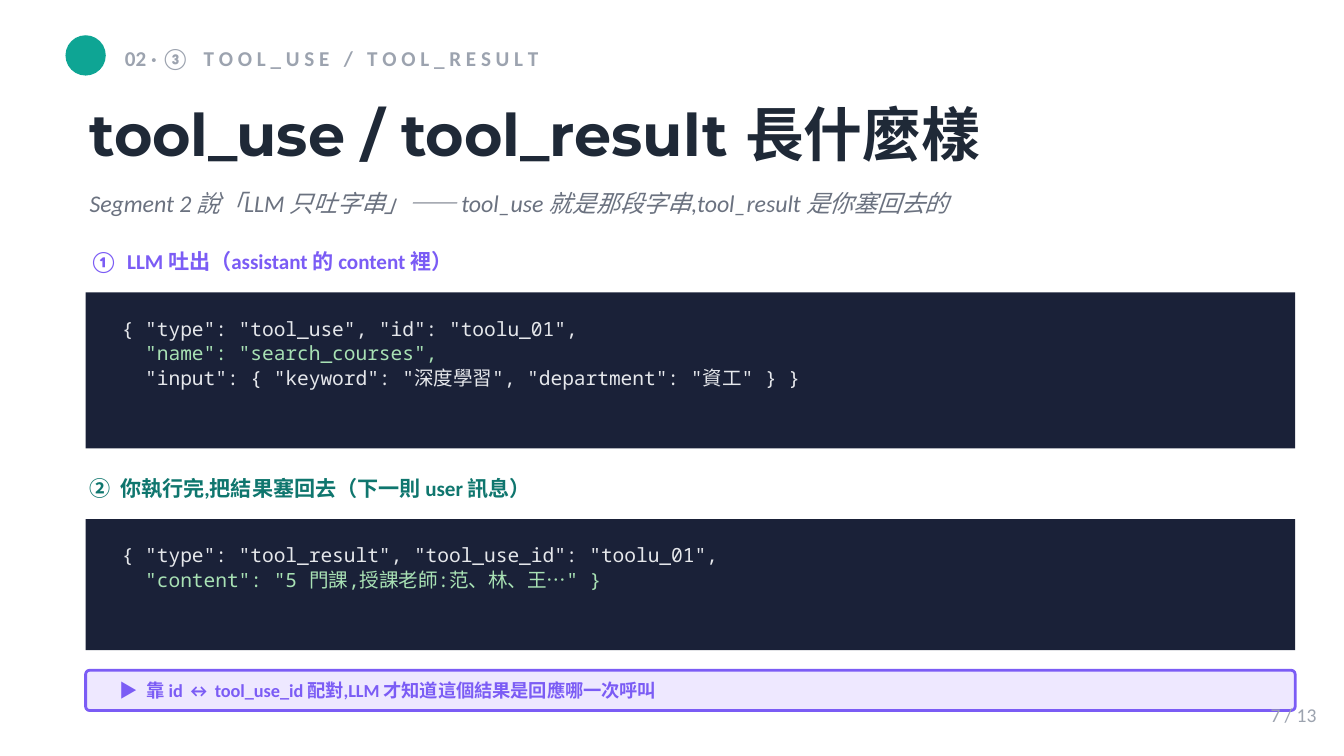
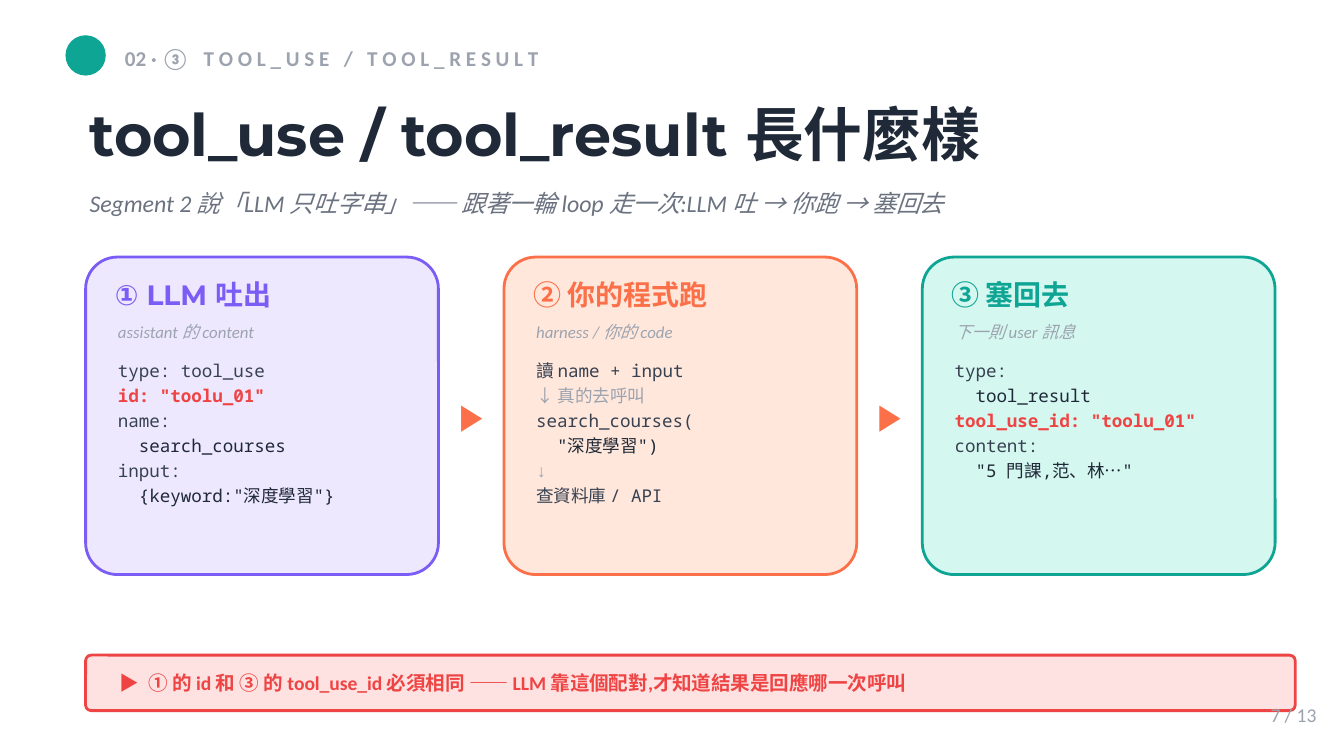
Before and after one commit to mjib007/nchu-mcp-workshop-2026, a slide deck: slide 7 of slides/03-agentic-tool-loop.pptx. Drawn at 1344x756 pixels with LibreOffice and Linux fonts; fonts in the diff are those of the drawing. Boxes give left, top, right and bottom in pixels: in the first picture for what was removed or moved away, otherwise in the second. Text is boxed around its words. In the diff, an @@ line names an element or a change of style, - is before the commit and + after.

Commit message:
refactor(seg3-slides): p7 改成三格旅程時間軸
tool_use/tool_result 原本兩塊 JSON 上下直疊、畫面太靜,核心的
id↔tool_use_id 配對只藏在底部 caption。改成三張色卡橫向時間軸:
① LLM 吐 tool_use → ② 你的程式跑 → ③ 塞 tool_result 回去 = 一輪 loop。
兩張卡的 id 用 PINK highlight,把「配對」從文字變成視覺焦點;
深色字配 pastel 底,維持 repo 設計系統一致。

```diff
--- a/slides/03-agentic-tool-loop.pptx
+++ b/slides/03-agentic-tool-loop.pptx
@@ text at (90,192,943,216): text changed @@
-Segment 2 說「LLM 只吐字串」—— tool_use 就是那段字串,tool_result 是你塞回去的
+Segment 2 說「LLM 只吐字串」—— 跟著一輪 loop 走一次:LLM 吐 → 你跑 → 塞回去
@@ rounded rectangle added at (86,257,438,574), fill #EEE8FF, outline #7B5CF5 1.5 pt @@
@@ rounded rectangle added at (504,257,856,574), fill #FFE7DB, outline #FB7048 1.5 pt @@
@@ rounded rectangle added at (922,257,1274,574), fill #D4F7F0, outline #0EA594 1.5 pt @@
@@ rectangle removed at (86,292,1296,448) @@
@@ text at (115,281,271,308): text changed; size 11.2 to 15 pt; font Calibri to Montserrat @@
-① LLM 吐出（assistant 的 content 裡）
+① LLM 吐出
@@ text added at (533,281,708,308), 15 pt, text #FB7048, bold @@
+② 你的程式跑
@@ text added at (952,281,1070,308), 15 pt, text #0EA594, bold @@
+③ 塞回去
@@ text added at (118,324,254,339), 9 pt, text #9CA3AF, italic @@
+assistant 的 content
@@ text added at (536,324,672,339), 9 pt, text #9CA3AF, italic @@
+harness / 你的 code
@@ text added at (955,324,1075,339), 9 pt, text #9CA3AF, italic @@
+下一則 user 訊息
@@ text at (118,363,335,507): text changed; size 10.5 to 9.4 pt; text colour #E5E7EB to #1F2937 @@
-{ "type": "tool_use", "id": "toolu_01",
-"name": "search_courses",
-"input": { "keyword": "深度學習", "department": "資工" } }
+type: tool_use
+id: "toolu_01"
+name:
+search_courses
+input:
+{keyword:"深度學習"}
@@ text added at (433,387,508,442), 19.5 pt, text #FB7048, bold @@
+▶
@@ text added at (536,362,693,504), 9.4 pt, text #374151 @@
+讀 name + input
+↓ 真的去呼叫
+search_courses(
+"深度學習")
+↓
+查資料庫 / API
@@ text added at (852,387,927,442), 19.5 pt, text #FB7048, bold @@
+▶
@@ text at (955,365,1196,480): text changed; size 10.5 to 9.4 pt; text colour #E5E7EB to #EF4444 @@
-{ "type": "tool_result", "tool_use_id": "toolu_01",
-"content": "5 門課,授課老師:范、林、王…" }
+type:
+tool_result
+tool_use_id: "toolu_01"
+content:
+"5 門課,范、林…"
@@ text removed at (90,478,531,499) @@
-② 你執行完,把結果塞回去（下一則 user 訊息）
@@ rectangle removed at (86,519,1296,649) @@
@@ rounded rectangle: place and size @@
-rounded rectangle at (86,671,1296,711)
+rounded rectangle at (86,656,1296,711)
@@ rounded rectangle at (86,656,1296,711): fill #EEE8FF to #FEE2E2; outline #7B5CF5 1.5 pt to #EF4444 1.5 pt @@
@@ text at (148,673,907,693): text changed; size 9.8 to 10.5 pt; text colour #7B5CF5 to #EF4444 @@
-▶ 靠 id ↔ tool_use_id 配對,LLM 才知道這個結果是回應哪一次呼叫
+▶ ① 的 id 和 ③ 的 tool_use_id 必須相同 —— LLM 靠這個配對,才知道結果是回應哪一次呼叫
```
Also in this commit, not shown: 1 other file.
